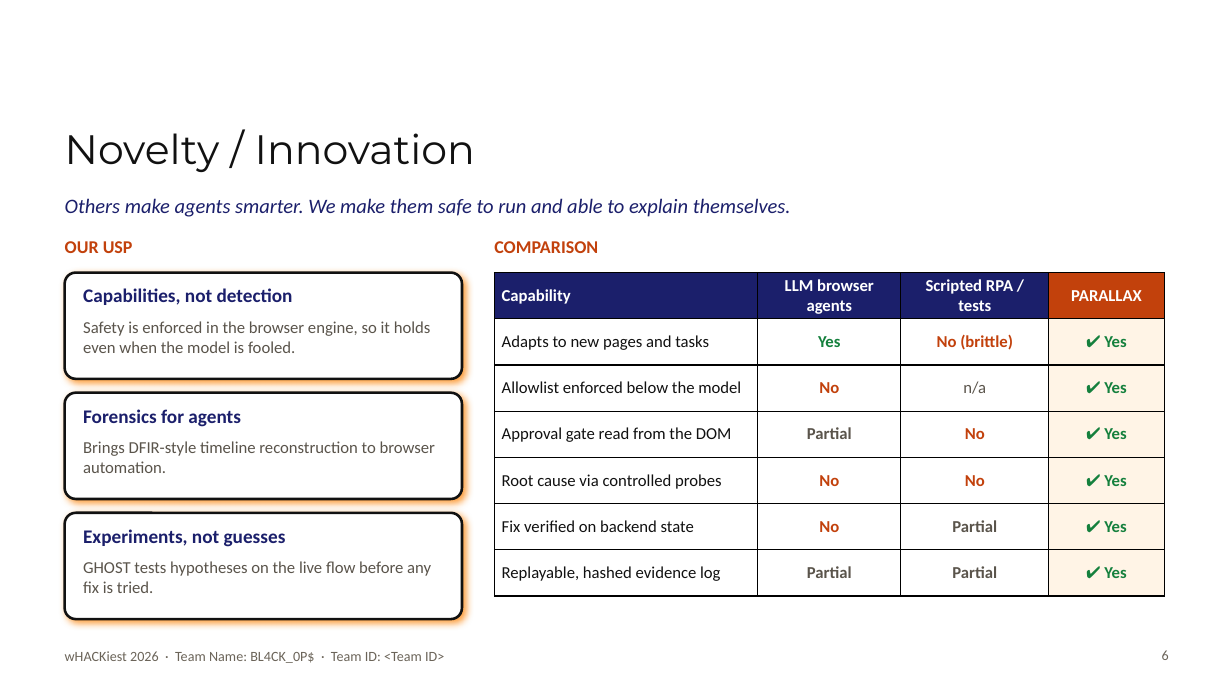
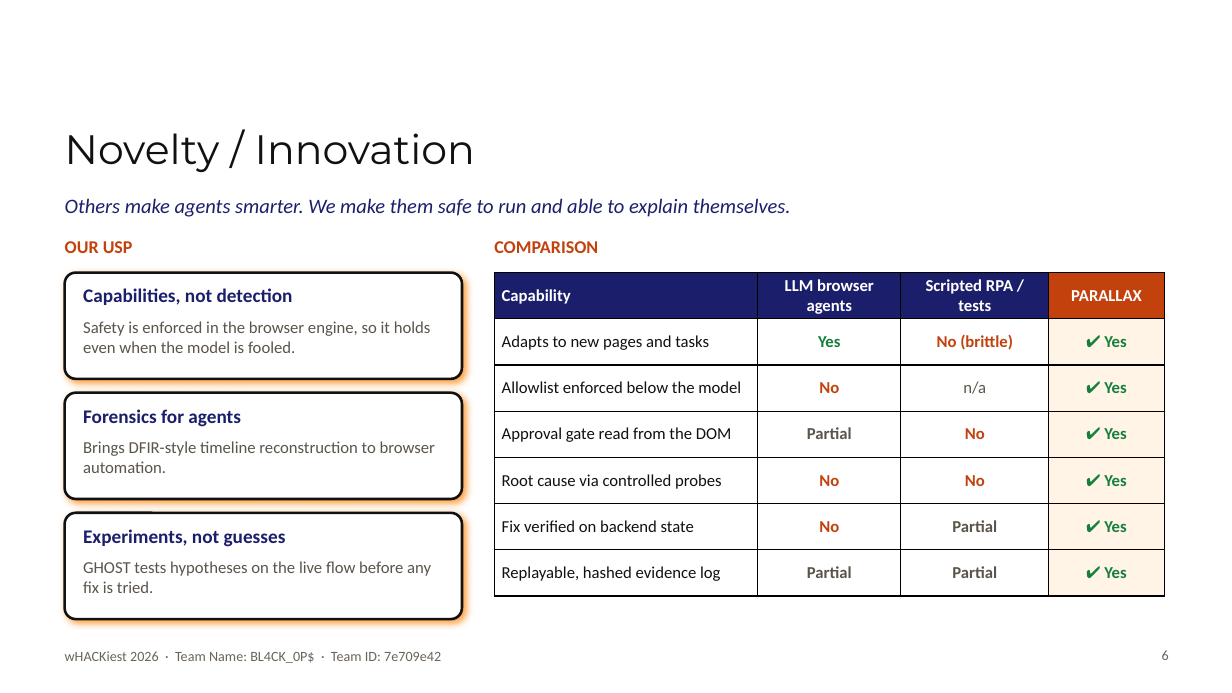
Before and after one commit to BL4CK-0PS/PARALLAX, a slide deck: slide 6 of BL4CK_0P_Track2.pptx. Drawn at 1232x693 pixels with LibreOffice and Linux fonts; fonts in the diff are those of the drawing; background and template pictures are left out. Boxes give left, top, right and bottom in pixels: in the first picture for what was removed or moved away, otherwise in the second. Text is boxed around its words. In the diff, an @@ line names an element or a change of style, - is before the commit and + after.

```diff
--- a/BL4CK_0P_Track2.pptx
+++ b/BL4CK_0P_Track2.pptx
@@ text at <box>65,651,441,663</box>: text changed @@
-wHACKiest 2026 · Team Name: BL4CK_0P$ · Team ID: <Team ID>
+wHACKiest 2026 · Team Name: BL4CK_0P$ · Team ID: 7e709e42
```
Also in this commit, not shown: 6 other slides changed, 1 slide added, 1 slide removed, 25 other files.
